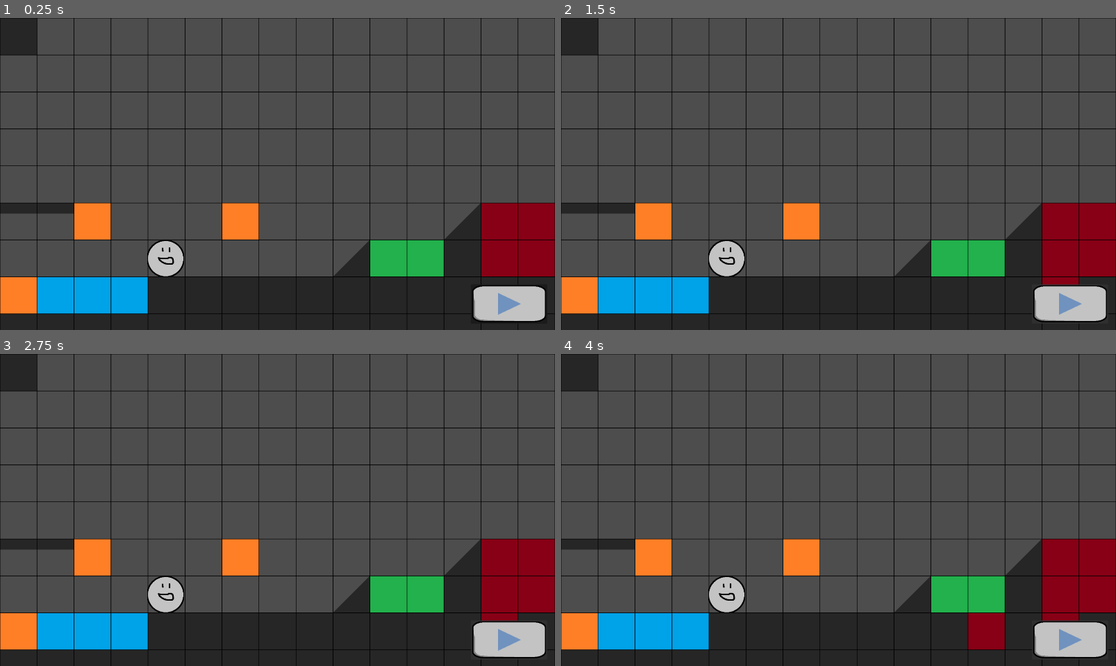
Above: before the commit, frames 1-4 (two rows, left to right).
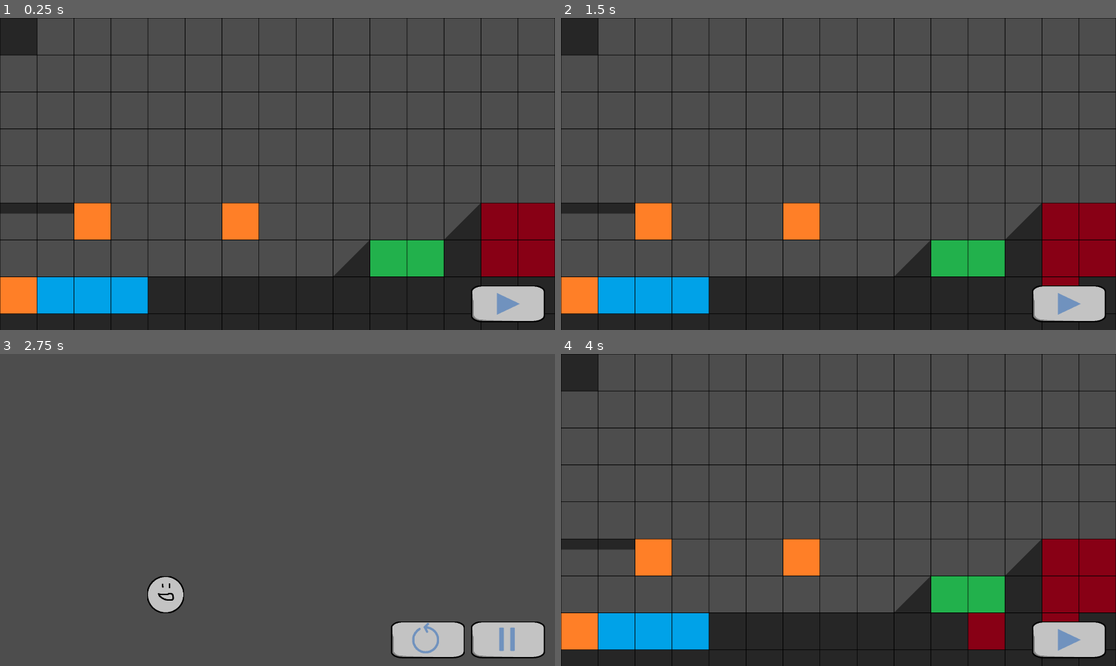
Above: after the commit, the same moments.

Repository: superwhack/levelsmith-platformer
Game: Godot game, scene res://Scenes/MasterManager.tscn
Two runs of this game, one before a commit and one after it. Both use one fixed random seed, a clock stepped at 60 frames per second and the inputs below. Before the commit the project starts from res://Scenes/node_2d.tscn.
Inputs (mouse positions are in pixels of both pictures, inside the frame that each line leads up to):
- Up to frame 1 (0.25 s): no input
- Up to frame 2 (1.5 s): click (1071, 305) at 0.5 s; click (1071, 305) at 1.27 s
- Up to frame 3 (2.75 s): click (510, 641) at 2 s
- Up to frame 4 (4 s): click (988, 641) at 2.77 s; click (1071, 641) at 3.52 s

The runs differ from the first frame. In frame 1, 0.8% of the frame differs, in the area x 26-99%, y 71-98%; in frame 2, 0.8%; in frame 3, 28%, in the area x 0-100%, y 0-100%; in frame 4, 0.8%.
Error before the commit: Invalid access to property or key 'position' on a base object of type 'Nil'. (res://Scripts/GameManager.gd:32)

Commit message:
Button Sprites
Made button backgrounds transparent and added a proper sprite for the retry button

Diff:
--- a/levelsmith-platformer/Scenes/MasterManager.tscn
+++ b/levelsmith-platformer/Scenes/MasterManager.tscn
@@ -3,6 +3,28 @@
 [ext_resource type="Script" uid="uid://bl06idiv62yg6" path="res://Scripts/MasterManager.gd" id="1_3ngsi"]
 [ext_resource type="PackedScene" uid="uid://dgg6vutiewgw2" path="res://Scenes/EditingState.tscn" id="2_430ed"]
 [ext_resource type="PackedScene" uid="uid://dtt02avvdvee" path="res://Scenes/PlayState.tscn" id="3_knx5t"]
+
+[sub_resource type="StyleBoxEmpty" id="StyleBoxEmpty_knx5t"]
+
+[sub_resource type="StyleBoxEmpty" id="StyleBoxEmpty_mg0h4"]
+
+[sub_resource type="StyleBoxEmpty" id="StyleBoxEmpty_ggjfv"]
+
+[sub_resource type="StyleBoxEmpty" id="StyleBoxEmpty_i0d1j"]
+
+[sub_resource type="StyleBoxEmpty" id="StyleBoxEmpty_64b2s"]
+
+[sub_resource type="StyleBoxEmpty" id="StyleBoxEmpty_8vbpr"]
+
+[sub_resource type="StyleBoxEmpty" id="StyleBoxEmpty_gojh1"]
+
+[sub_resource type="StyleBoxEmpty" id="StyleBoxEmpty_0vixy"]
+
+[sub_resource type="StyleBoxEmpty" id="StyleBoxEmpty_4q5nt"]
+
+[sub_resource type="StyleBoxEmpty" id="StyleBoxEmpty_iwvbt"]
+
+[sub_resource type="StyleBoxEmpty" id="StyleBoxEmpty_8fjml"]
 
 [node name="MasterManager" type="Node2D" unique_id=629421629 node_paths=PackedStringArray("editorManager", "gameManager")]
 script = ExtResource("1_3ngsi")
@@ -11,8 +33,47 @@
 
 [node name="EditorManager" parent="." unique_id=2045534837 instance=ExtResource("2_430ed")]
 
+[node name="PlayButton" parent="EditorManager" index="3" unique_id=745550610]
+theme_override_styles/normal = SubResource("StyleBoxEmpty_knx5t")
+theme_override_styles/normal_mirrored = SubResource("StyleBoxEmpty_mg0h4")
+theme_override_styles/pressed = SubResource("StyleBoxEmpty_ggjfv")
+theme_override_styles/pressed_mirrored = SubResource("StyleBoxEmpty_i0d1j")
+theme_override_styles/hover = SubResource("StyleBoxEmpty_64b2s")
+theme_override_styles/hover_mirrored = SubResource("StyleBoxEmpty_8vbpr")
+theme_override_styles/hover_pressed = SubResource("StyleBoxEmpty_gojh1")
+theme_override_styles/hover_pressed_mirrored = SubResource("StyleBoxEmpty_0vixy")
+theme_override_styles/disabled = SubResource("StyleBoxEmpty_4q5nt")
+theme_override_styles/disabled_mirrored = SubResource("StyleBoxEmpty_iwvbt")
+theme_override_styles/focus = SubResource("StyleBoxEmpty_8fjml")
+
 [node name="GameManager" parent="." unique_id=344859815 instance=ExtResource("3_knx5t")]
 visible = false
+
+[node name="PauseButton" parent="GameManager" index="0" unique_id=1339685622]
+theme_override_styles/normal = SubResource("StyleBoxEmpty_knx5t")
+theme_override_styles/normal_mirrored = SubResource("StyleBoxEmpty_mg0h4")
+theme_override_styles/pressed = SubResource("StyleBoxEmpty_ggjfv")
+theme_override_styles/pressed_mirrored = SubResource("StyleBoxEmpty_i0d1j")
+theme_override_styles/hover = SubResource("StyleBoxEmpty_64b2s")
+theme_override_styles/hover_mirrored = SubResource("StyleBoxEmpty_8vbpr")
+theme_override_styles/hover_pressed = SubResource("StyleBoxEmpty_gojh1")
+theme_override_styles/hover_pressed_mirrored = SubResource("StyleBoxEmpty_0vixy")
+theme_override_styles/disabled = SubResource("StyleBoxEmpty_4q5nt")
+theme_override_styles/disabled_mirrored = SubResource("StyleBoxEmpty_iwvbt")
+theme_override_styles/focus = SubResource("StyleBoxEmpty_8fjml")
+
+[node name="ResetButton" parent="GameManager" index="1" unique_id=1815887631]
+theme_override_styles/normal = SubResource("StyleBoxEmpty_knx5t")
+theme_override_styles/normal_mirrored = SubResource("StyleBoxEmpty_mg0h4")
+theme_override_styles/pressed = SubResource("StyleBoxEmpty_ggjfv")
+theme_override_styles/pressed_mirrored = SubResource("StyleBoxEmpty_i0d1j")
+theme_override_styles/hover = SubResource("StyleBoxEmpty_64b2s")
+theme_override_styles/hover_mirrored = SubResource("StyleBoxEmpty_8vbpr")
+theme_override_styles/hover_pressed = SubResource("StyleBoxEmpty_gojh1")
+theme_override_styles/hover_pressed_mirrored = SubResource("StyleBoxEmpty_0vixy")
+theme_override_styles/disabled = SubResource("StyleBoxEmpty_4q5nt")
+theme_override_styles/disabled_mirrored = SubResource("StyleBoxEmpty_iwvbt")
+theme_override_styles/focus = SubResource("StyleBoxEmpty_8fjml")
 
 [connection signal="pressed" from="EditorManager/PlayButton" to="." method="play"]
 [connection signal="pressed" from="GameManager/PauseButton" to="." method="edit"]
--- a/levelsmith-platformer/project.godot
+++ b/levelsmith-platformer/project.godot
@@ -11,7 +11,7 @@
 [application]
 
 config/name="levelsmith-platformer"
-run/main_scene="res://Scenes/node_2d.tscn"
+run/main_scene="uid://bm5w14jlbl37k"
 config/features=PackedStringArray("4.6", "Forward Plus")
 config/icon="res://icon.svg"
 
Not shown, changed: levelsmith-platformer/Assets/Sprites/Tiles/bounce.png.import
Not shown, changed: levelsmith-platformer/Assets/Sprites/Tiles/death.png.import
Not shown, changed: levelsmith-platformer/Assets/Sprites/Tiles/ice.png.import
Not shown, changed: levelsmith-platformer/Assets/Sprites/Tiles/oneway.png.import
Not shown, changed: levelsmith-platformer/Assets/Sprites/Tiles/slope.png.import
Not shown, changed: levelsmith-platformer/Assets/Sprites/Tiles/solid.png.import
Binary file changed: levelsmith-platformer/Assets/Sprites/UI/reset.png
